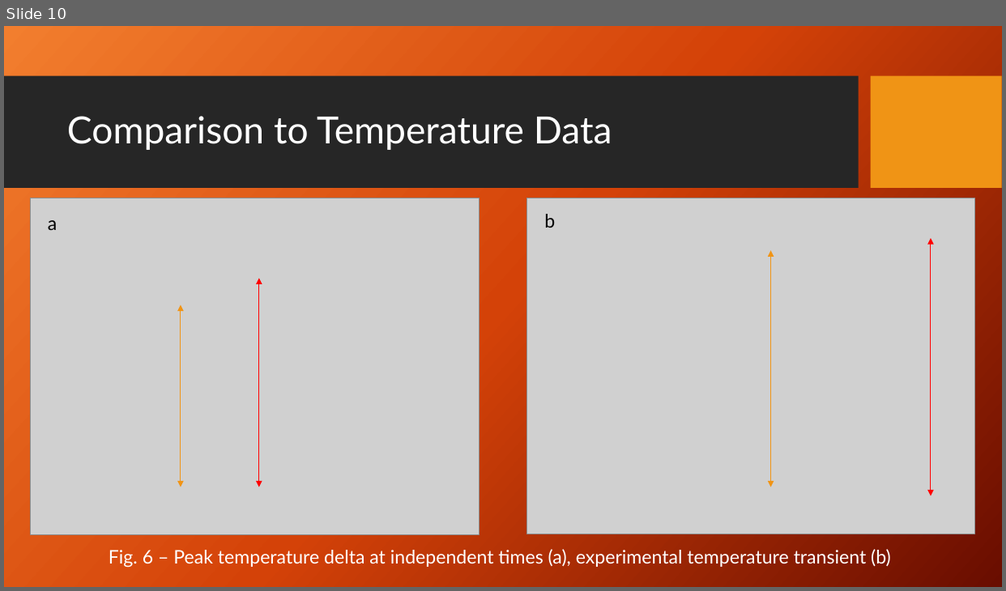
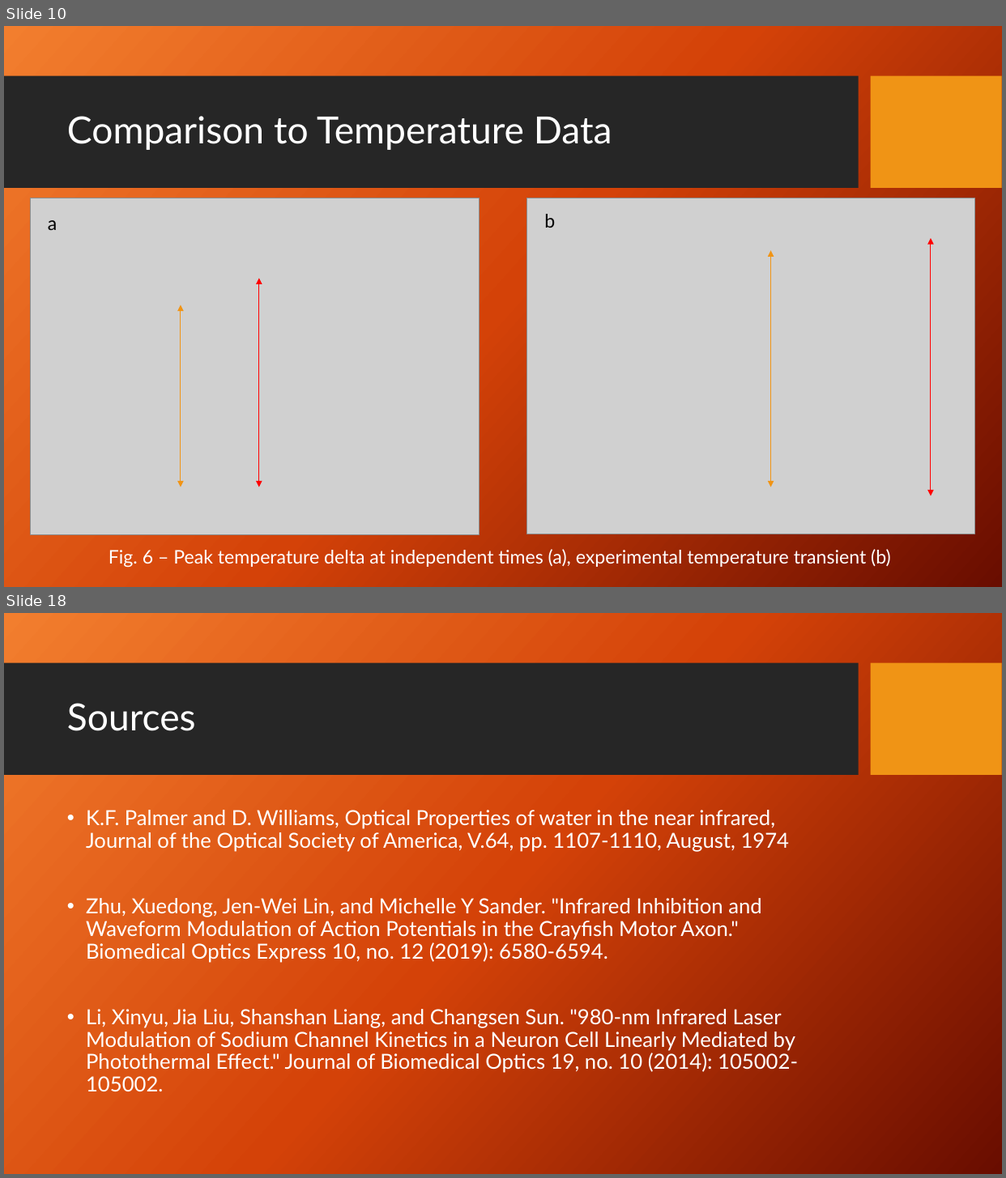
Before and after one commit to dbhatia00/NeuronSimulation, a slide deck: Presentations/Fall Updates/FallUpdate3.pptx. Shown one above the other, each under a label of ours: slide 10 before the commit, slides 10 and 18 after it; the slides between them are not shown. The pictures are 1006x591 and 1006x1178 pixels, drawn with LibreOffice and Linux fonts; fonts in the diff are those of the drawing; grey boxes stand for pictures; background and template pictures are left out. Boxes give left, top, right and bottom in pixels: in the first picture for what was removed or moved away, otherwise in the second. Text is boxed around its words. In the diff, an @@ line names an element or a change of style, - is before the commit and + after.

```diff
--- a/Presentations/Fall Updates/FallUpdate3.pptx
+++ b/Presentations/Fall Updates/FallUpdate3.pptx
@@ slide 18 added at <box>4,613,1002,1174</box>, background picture (left out); not listed: 2 template elements that a slide beside it also shows @@
@@ title added at <box>67,703,196,731</box>, 36 pt, text #FFFFFF @@
+Sources
@@ text added at <box>86,810,798,1093</box>, 20 pt, text #FFFFFF @@
+• K.F. Palmer and D. Williams, Optical Properties of water in the near infrared, Journal of the Optical Society of America, V.64, pp. 1107-1110, August, 1974
+• Zhu, Xuedong, Jen-Wei Lin, and Michelle Y Sander. "Infrared Inhibition and Waveform Modulation of Action Potentials in the Crayfish Motor Axon." Biomedical Optics Express 10, no. 12 (2019): 6580-6594.
+• Li, Xinyu, Jia Liu, Shanshan Liang, and Changsen Sun. "980-nm Infrared Laser Modulation of Sodium Channel Kinetics in a Neuron Cell Linearly Mediated by Photothermal Effect." Journal of Biomedical Optics 19, no. 10 (2014): 105002-105002.
```
Also in this commit, not shown: 3 slides changed, 5 other slides added.
